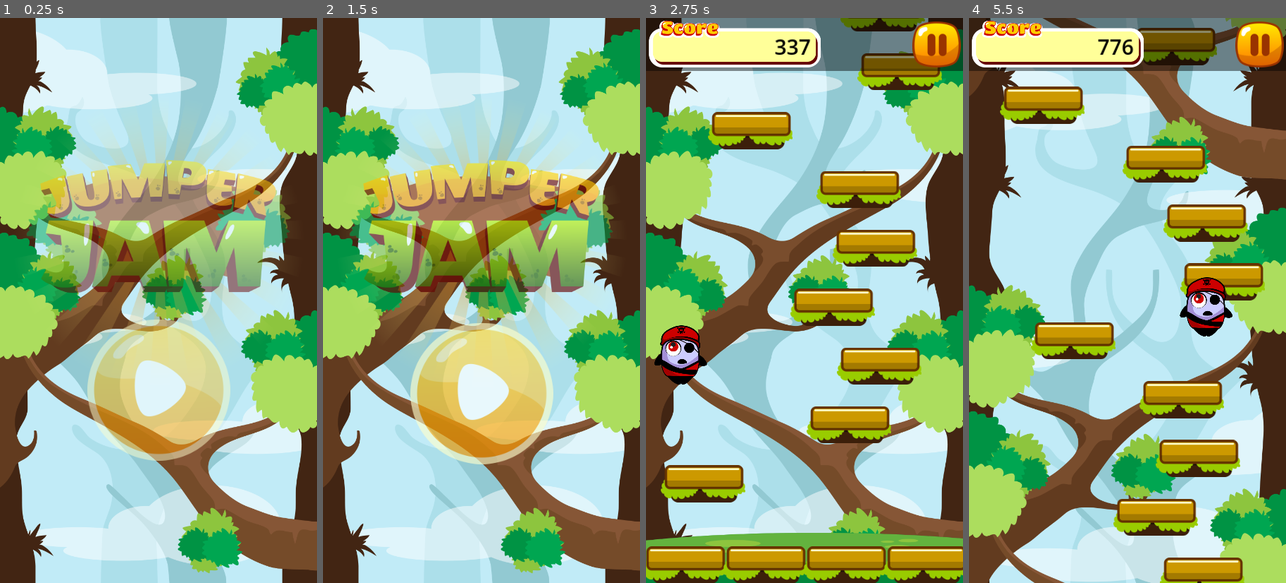
Above: before the commit, frames 1-4 (left to right).
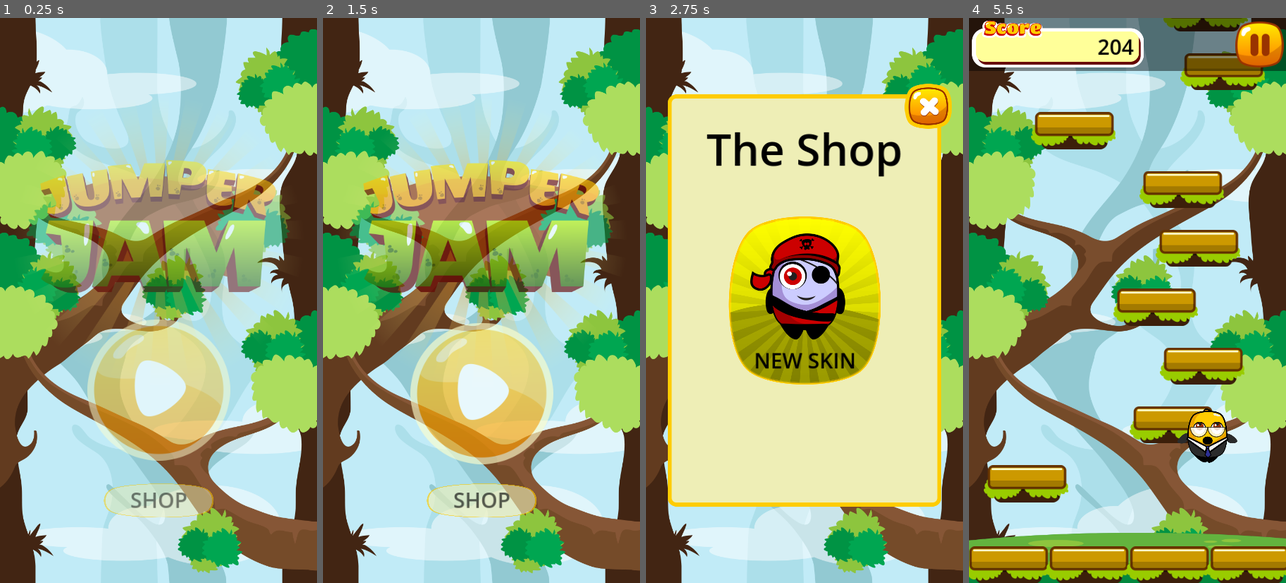
Above: after the commit, the same moments.

Repository: woliveira82/godot-mobile-jumper-jam-course
Game: Godot game, scene res://scenes/main.tscn
Same seed, same stepped clock (60 frames per second), same inputs: the game is played once before the commit and once after it.
Inputs (mouse positions are in pixels of both pictures, inside the frame that each line leads up to; where the layout moved, square brackets give the same spot in the first picture):
- Up to frame 1 (0.25 s): no input
- Up to frame 2 (1.5 s): hold D (move_right) 0.53-1.25 s; click (481, 498) [481, 396] at 1.25 s
- Up to frame 3 (2.75 s): hold A (move_left) from 2.03 s (still down)
- Up to frame 4 (5.5 s): release A (move_left) at 2.75 s; click (1251, 108) at 2.77 s; hold D (move_right) 3.53-4.25 s; click (1127, 390) at 4.27 s; hold D (move_right) from 5.03 s (still down)

The runs differ from the first frame. In frame 1, 1.8% of the frame differs, in the area x 32-68%, y 82-89%; in frame 2, 1.8%; in frame 3, 82%, in the area x 0-100%, y 0-100%; in frame 4, 76%.

Commit message:
Section 6: In-App Purchases - New Player Skin

Diff:
--- /dev/null
+++ b/scenes/iap_manager.tscn
@@ -0,0 +1,6 @@
+[gd_scene load_steps=2 format=3 uid="uid://mq2qb6f03u7i"]
+
+[ext_resource type="Script" path="res://scripts/iap_manager.gd" id="1_cuu1d"]
+
+[node name="IAPManager" type="Node"]
+script = ExtResource("1_cuu1d")
--- a/scenes/main.tscn
+++ b/scenes/main.tscn
@@ -1,8 +1,9 @@
-[gd_scene load_steps=4 format=3 uid="uid://bcynuoolmcukq"]
+[gd_scene load_steps=5 format=3 uid="uid://bcynuoolmcukq"]
 
 [ext_resource type="Script" path="res://scripts/main.gd" id="1_exdri"]
 [ext_resource type="PackedScene" uid="uid://qpiemyl1eabk" path="res://scenes/game.tscn" id="2_lduv4"]
 [ext_resource type="PackedScene" uid="uid://ct4fegnfrrj00" path="res://scenes/screens.tscn" id="3_3rurh"]
+[ext_resource type="PackedScene" uid="uid://mq2qb6f03u7i" path="res://scenes/iap_manager.tscn" id="4_jti4w"]
 
 [node name="Main" type="Node"]
 script = ExtResource("1_exdri")
@@ -10,3 +11,5 @@
 [node name="Game" parent="." instance=ExtResource("2_lduv4")]
 
 [node name="Screens" parent="." instance=ExtResource("3_3rurh")]
+
+[node name="IAPManager" parent="." instance=ExtResource("4_jti4w")]
--- a/scenes/player.tscn
+++ b/scenes/player.tscn
@@ -87,6 +87,45 @@
 "values": [Vector2(0.35, 0.35)]
 }
 
+[sub_resource type="Animation" id="Animation_b2n5j"]
+resource_name = "fall_red"
+tracks/0/type = "value"
+tracks/0/imported = false
+tracks/0/enabled = true
+tracks/0/path = NodePath("Sprite2D:texture")
+tracks/0/interp = 1
+tracks/0/loop_wrap = true
+tracks/0/keys = {
+"times": PackedFloat32Array(0),
+"transitions": PackedFloat32Array(1),
+"update": 1,
+"values": [ExtResource("4_t7k1y")]
+}
+tracks/1/type = "value"
+tracks/1/imported = false
+tracks/1/enabled = true
+tracks/1/path = NodePath("Sprite2D:position")
+tracks/1/interp = 1
+tracks/1/loop_wrap = true
+tracks/1/keys = {
+"times": PackedFloat32Array(0),
+"transitions": PackedFloat32Array(1),
+"update": 0,
+"values": [Vector2(-2, -51)]
+}
+tracks/2/type = "value"
+tracks/2/imported = false
+tracks/2/enabled = true
+tracks/2/path = NodePath("Sprite2D:scale")
+tracks/2/interp = 1
+tracks/2/loop_wrap = true
+tracks/2/keys = {
+"times": PackedFloat32Array(0),
+"transitions": PackedFloat32Array(1),
+"update": 0,
+"values": [Vector2(0.35, 0.35)]
+}
+
 [sub_resource type="Animation" id="Animation_b61uq"]
 resource_name = "jump"
 tracks/0/type = "value"
@@ -112,45 +151,6 @@
 "transitions": PackedFloat32Array(1),
 "update": 0,
 "values": [Vector2(0, -49)]
-}
-tracks/2/type = "value"
-tracks/2/imported = false
-tracks/2/enabled = true
-tracks/2/path = NodePath("Sprite2D:scale")
-tracks/2/interp = 1
-tracks/2/loop_wrap = true
-tracks/2/keys = {
-"times": PackedFloat32Array(0),
-"transitions": PackedFloat32Array(1),
-"update": 0,
-"values": [Vector2(0.35, 0.35)]
-}
-
-[sub_resource type="Animation" id="Animation_b2n5j"]
-resource_name = "fall_red"
-tracks/0/type = "value"
-tracks/0/imported = false
-tracks/0/enabled = true
-tracks/0/path = NodePath("Sprite2D:texture")
-tracks/0/interp = 1
-tracks/0/loop_wrap = true
-tracks/0/keys = {
-"times": PackedFloat32Array(0),
-"transitions": PackedFloat32Array(1),
-"update": 1,
-"values": [ExtResource("4_t7k1y")]
-}
-tracks/1/type = "value"
-tracks/1/imported = false
-tracks/1/enabled = true
-tracks/1/path = NodePath("Sprite2D:position")
-tracks/1/interp = 1
-tracks/1/loop_wrap = true
-tracks/1/keys = {
-"times": PackedFloat32Array(0),
-"transitions": PackedFloat32Array(1),
-"update": 0,
-"values": [Vector2(-2, -51)]
 }
 tracks/2/type = "value"
 tracks/2/imported = false
--- a/scenes/screens.tscn
+++ b/scenes/screens.tscn
@@ -1,10 +1,11 @@
-[gd_scene load_steps=6 format=3 uid="uid://ct4fegnfrrj00"]
+[gd_scene load_steps=7 format=3 uid="uid://ct4fegnfrrj00"]
 
 [ext_resource type="Script" path="res://scripts/screens.gd" id="1_xc70i"]
 [ext_resource type="Texture2D" uid="uid://ebdh0nfkte80" path="res://assets/textures/ui/gear.png" id="2_ulgu7"]
 [ext_resource type="PackedScene" uid="uid://bq643238kf30w" path="res://scenes/title_screen.tscn" id="3_8cx7v"]
 [ext_resource type="PackedScene" uid="uid://b38n76vovw3h8" path="res://scenes/pause_screen.tscn" id="3_egbxg"]
 [ext_resource type="PackedScene" uid="uid://2gf1oj5577ds" path="res://scenes/game_over_screen.tscn" id="4_lpcms"]
+[ext_resource type="PackedScene" uid="uid://yrimp15i6ueo" path="res://scenes/shop_screen.tscn" id="6_tay58"]
 
 [node name="Screens" type="CanvasLayer"]
 process_mode = 3
@@ -92,4 +93,7 @@
 ignore_texture_size = true
 stretch_mode = 0
 
+[node name="ShopScreen" parent="." instance=ExtResource("6_tay58")]
+visible = false
+
 [connection signal="pressed" from="Debug/ToggleConsole" to="." method="_on_toggle_console_pressed"]
--- /dev/null
+++ b/scenes/shop_screen.tscn
@@ -0,0 +1,117 @@
+[gd_scene load_steps=9 format=3 uid="uid://yrimp15i6ueo"]
+
+[ext_resource type="Script" path="res://scripts/base_screen.gd" id="1_iefyc"]
+[ext_resource type="Texture2D" uid="uid://baiskgsulhnh" path="res://assets/textures/ui/Box01.png" id="2_i8pxj"]
+[ext_resource type="PackedScene" uid="uid://dlm8vlou3rkc7" path="res://scenes/screen_button.tscn" id="3_yiq78"]
+[ext_resource type="Texture2D" uid="uid://cyp4e3g3lwv23" path="res://assets/textures/ui/Closebtn2.png" id="4_l0ghk"]
+[ext_resource type="Texture2D" uid="uid://fbifratxj16k" path="res://assets/textures/ui/Box04.png" id="5_0dp7g"]
+[ext_resource type="Texture2D" uid="uid://bomp3vv20ag04" path="res://assets/textures/character/Skin2Idle.png" id="6_ah6j4"]
+
+[sub_resource type="LabelSettings" id="LabelSettings_o4t0d"]
+font_size = 75
+font_color = Color(0, 0, 0, 1)
+
+[sub_resource type="LabelSettings" id="LabelSettings_s8lpt"]
+font_size = 36
+font_color = Color(0, 0, 0, 1)
+
+[node name="ShopScreen" type="Control"]
+layout_mode = 3
+anchors_preset = 15
+anchor_right = 1.0
+anchor_bottom = 1.0
+grow_horizontal = 2
+grow_vertical = 2
+script = ExtResource("1_iefyc")
+
+[node name="Box" type="TextureRect" parent="."]
+layout_mode = 1
+anchors_preset = 8
+anchor_left = 0.5
+anchor_top = 0.5
+anchor_right = 0.5
+anchor_bottom = 0.5
+offset_left = -233.0
+offset_top = -350.0
+offset_right = 233.0
+offset_bottom = 350.0
+grow_horizontal = 2
+grow_vertical = 2
+texture = ExtResource("2_i8pxj")
+expand_mode = 1
+
+[node name="Label" type="Label" parent="Box"]
+layout_mode = 1
+anchors_preset = 5
+anchor_left = 0.5
+anchor_right = 0.5
+offset_left = -167.0
+offset_top = 40.0
+offset_right = 167.0
+offset_bottom = 146.0
+grow_horizontal = 2
+text = "The Shop"
+label_settings = SubResource("LabelSettings_o4t0d")
+
+[node name="ShopBack" parent="Box" instance=ExtResource("3_yiq78")]
+layout_mode = 1
+anchors_preset = 1
+anchor_left = 1.0
+anchor_right = 1.0
+offset_left = -62.0
+offset_top = -18.0
+offset_right = 18.0
+offset_bottom = 58.0
+grow_horizontal = 0
+texture_normal = ExtResource("4_l0ghk")
+ignore_texture_size = true
+stretch_mode = 0
+
+[node name="ShopPurchaseSkin" parent="Box" instance=ExtResource("3_yiq78")]
+layout_mode = 1
+anchors_preset = 8
+anchor_left = 0.5
+anchor_top = 0.5
+anchor_right = 0.5
+anchor_bottom = 0.5
+offset_left = -129.5
+offset_top = -143.0
+offset_right = 129.5
+offset_bottom = 143.0
+grow_horizontal = 2
+grow_vertical = 2
+texture_normal = ExtResource("5_0dp7g")
+ignore_texture_size = true
+stretch_mode = 0
+
+[node name="TextureRect" type="TextureRect" parent="Box/ShopPurchaseSkin"]
+layout_mode = 1
+anchors_preset = 8
+anchor_left = 0.5
+anchor_top = 0.5
+anchor_right = 0.5
+anchor_bottom = 0.5
+offset_left = -101.5
+offset_top = -137.5
+offset_right = 94.5
+offset_bottom = 91.5
+grow_horizontal = 2
+grow_vertical = 2
+texture = ExtResource("6_ah6j4")
+expand_mode = 1
+
+[node name="Label" type="Label" parent="Box/ShopPurchaseSkin"]
+layout_mode = 1
+anchors_preset = 7
+anchor_left = 0.5
+anchor_top = 1.0
+anchor_right = 0.5
+anchor_bottom = 1.0
+offset_left = -86.5
+offset_top = -66.0
+offset_right = 86.5
+offset_bottom = -13.0
+grow_horizontal = 2
+grow_vertical = 0
+text = "NEW SKIN"
+label_settings = SubResource("LabelSettings_s8lpt")
--- a/scenes/title_screen.tscn
+++ b/scenes/title_screen.tscn
@@ -1,9 +1,29 @@
-[gd_scene load_steps=8 format=3 uid="uid://bq643238kf30w"]
+[gd_scene load_steps=10 format=3 uid="uid://bq643238kf30w"]
 
 [ext_resource type="Texture2D" uid="uid://xeetccam8kaa" path="res://assets/textures/ui/BigLogo.png" id="1_0awsb"]
 [ext_resource type="Script" path="res://scripts/base_screen.gd" id="1_bfteg"]
 [ext_resource type="PackedScene" uid="uid://dlm8vlou3rkc7" path="res://scenes/screen_button.tscn" id="2_kfwqv"]
 [ext_resource type="Texture2D" uid="uid://878nqty2006g" path="res://assets/textures/ui/PlayBtn.png" id="3_feyjn"]
+[ext_resource type="Texture2D" uid="uid://d4n35mtiakkeo" path="res://assets/textures/ui/Box02.png" id="5_0rh2w"]
+
+[sub_resource type="LabelSettings" id="LabelSettings_pk5rx"]
+font_size = 36
+font_color = Color(0, 0, 0, 1)
+
+[sub_resource type="Animation" id="Animation_badcw"]
+length = 0.001
+tracks/0/type = "value"
+tracks/0/imported = false
+tracks/0/enabled = true
+tracks/0/path = NodePath("Anchor/TitlePlay:position")
+tracks/0/interp = 1
+tracks/0/loop_wrap = true
+tracks/0/keys = {
+"times": PackedFloat32Array(0),
+"transitions": PackedFloat32Array(1),
+"update": 0,
+"values": [Vector2(-101.5, 50)]
+}
 
 [sub_resource type="Animation" id="Animation_sv4x6"]
 resource_name = "animate_play_button"
@@ -20,21 +40,6 @@
 "transitions": PackedFloat32Array(1, 1),
 "update": 0,
 "values": [Vector2(-101.5, 50), Vector2(-101.5, 65)]
-}
-
-[sub_resource type="Animation" id="Animation_badcw"]
-length = 0.001
-tracks/0/type = "value"
-tracks/0/imported = false
-tracks/0/enabled = true
-tracks/0/path = NodePath("Anchor/TitlePlay:position")
-tracks/0/interp = 1
-tracks/0/loop_wrap = true
-tracks/0/keys = {
-"times": PackedFloat32Array(0),
-"transitions": PackedFloat32Array(1),
-"update": 0,
-"values": [Vector2(-101.5, 50)]
 }
 
 [sub_resource type="AnimationLibrary" id="AnimationLibrary_jk54i"]
@@ -89,13 +94,46 @@
 anchor_top = 0.5
 anchor_right = 0.5
 anchor_bottom = 0.5
-offset_left = -101.5
-offset_top = 50.0
-offset_right = 141.5
-offset_bottom = 290.001
+offset_left = -121.5
+offset_top = 30.0
+offset_right = 121.5
+offset_bottom = 270.001
 grow_horizontal = 2
 grow_vertical = 2
 texture_normal = ExtResource("3_feyjn")
+
+[node name="TitleShop" parent="Anchor" instance=ExtResource("2_kfwqv")]
+layout_mode = 1
+anchors_preset = 8
+anchor_left = 0.5
+anchor_top = 0.5
+anchor_right = 0.5
+anchor_bottom = 0.5
+offset_left = -93.5
+offset_top = 311.0
+offset_right = 93.5
+offset_bottom = 369.0
+grow_horizontal = 2
+grow_vertical = 2
+texture_normal = ExtResource("5_0rh2w")
+ignore_texture_size = true
+stretch_mode = 0
+
+[node name="Label" type="Label" parent="Anchor/TitleShop"]
+layout_mode = 1
+anchors_preset = 8
+anchor_left = 0.5
+anchor_top = 0.5
+anchor_right = 0.5
+anchor_bottom = 0.5
+offset_left = -48.5
+offset_top = -26.5
+offset_right = 48.5
+offset_bottom = 26.5
+grow_horizontal = 2
+grow_vertical = 2
+text = "SHOP"
+label_settings = SubResource("LabelSettings_pk5rx")
 
 [node name="AnimationPlayer" type="AnimationPlayer" parent="."]
 autoplay = "animate_play_button"
--- a/scripts/game.gd
+++ b/scripts/game.gd
@@ -13,7 +13,7 @@
 var score: int = 0
 var high_score: int = 0
 var save_file_path = "user://highscore.save"
-var new_skin_unlocked = true
+var new_skin_unlocked = false
 
 @onready var level_generator = $LevelGenerator
 @onready var ground_sprite = $GroundSprite
--- /dev/null
+++ b/scripts/iap_manager.gd
@@ -0,0 +1,7 @@
+extends Node
+
+signal unlock_new_skin
+
+
+func purchase_kin():
+	unlock_new_skin.emit()
--- a/scripts/main.gd
+++ b/scripts/main.gd
@@ -4,6 +4,7 @@
 
 @onready var game = $Game
 @onready var screens = $Screens
+@onready var iap_manager = $IAPManager
 
 
 func _ready():
@@ -14,6 +15,7 @@
 	game.player_died.connect(_on_game_player_died)
 	game.pause_game.connect(_on_game_pause_game)
 
+	screens.purchase_skin.connect(_on_screens_purchase_skin)
 
 func _on_window_event(event):
 	match event:
@@ -45,3 +47,8 @@
 func _on_game_pause_game():
 	get_tree().paused = true
 	screens.pause_game()
+
+
+func _on_screens_purchase_skin():
+	if not game.new_skin_unlocked:
+		game.new_skin_unlocked = true
--- a/scripts/screens.gd
+++ b/scripts/screens.gd
@@ -2,6 +2,7 @@
 
 signal start_game
 signal delete_level
+signal purchase_skin
 
 var current_screen = null
 
@@ -11,6 +12,7 @@
 @onready var game_over_screen = $GameOverScreen
 @onready var game_over_score_label = $GameOverScreen/Box/ScoreLabel
 @onready var game_over_high_score_label = $GameOverScreen/Box/HighScoreLabel
+@onready var shop_screen = $ShopScreen
 
 
 func _ready():
@@ -34,6 +36,8 @@
 			change_screen(null)
 			await get_tree().create_timer(0.5).timeout
 			start_game.emit()
+		"TitleShop":
+			change_screen(shop_screen)
 		"PauseRetry":
 			change_screen(null)
 			await get_tree().create_timer(0.5).timeout
@@ -54,6 +58,10 @@
 		"GameOverBack":
 			change_screen(title_screen)
 			delete_level.emit()
+		"ShopBack":
+			change_screen(title_screen)
+		"ShopPurchaseSkin":
+			purchase_skin.emit()
 
 
 func _on_toggle_console_pressed():
